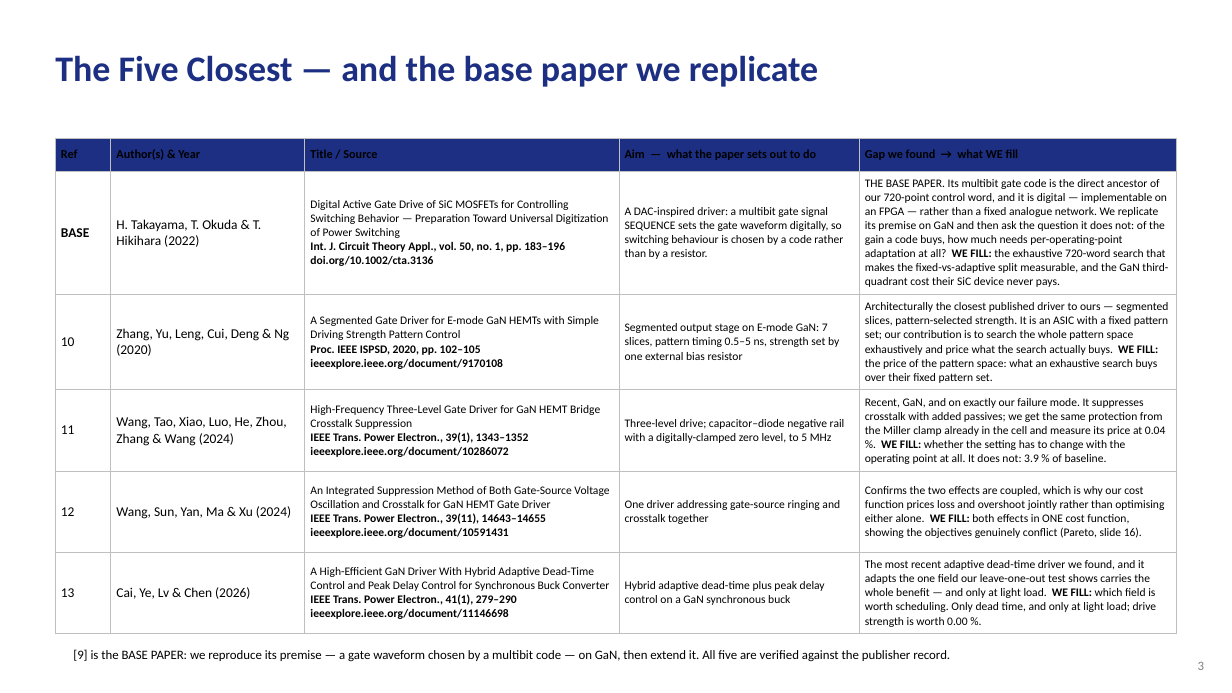
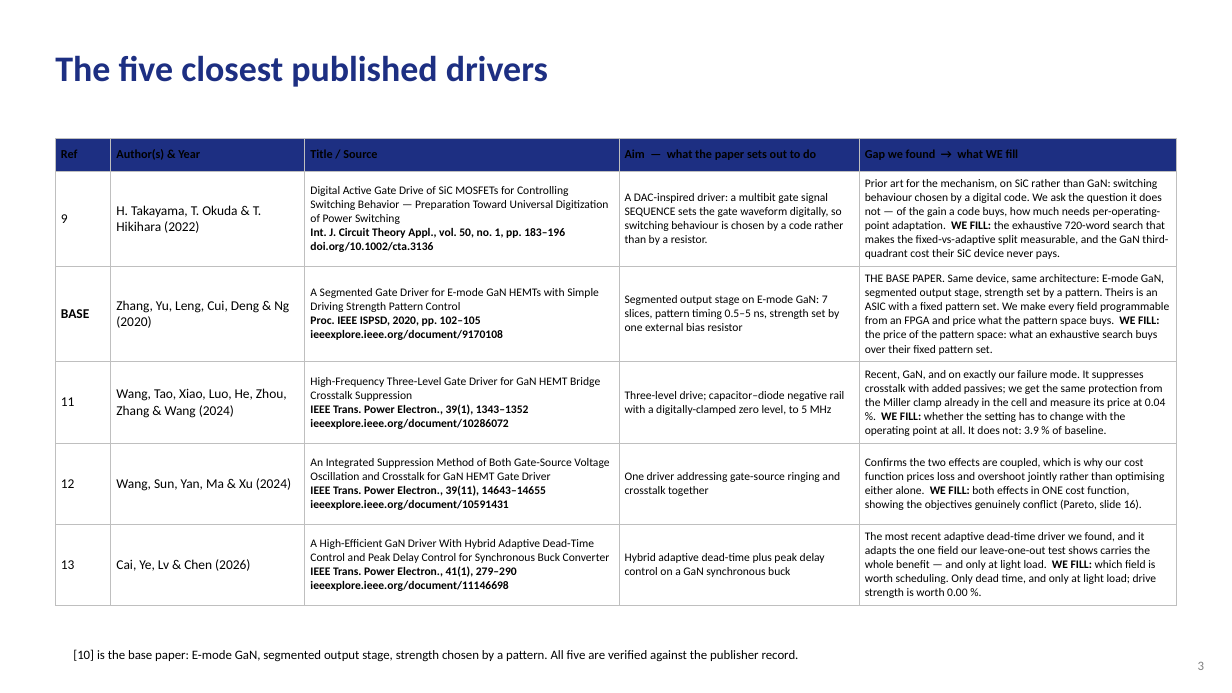
Before and after one commit to Amritha902/gan-driver, a slide deck: slide 3 of review/GaN_Review1_PRESENT.pptx. Drawn at 1232x693 pixels with LibreOffice and Linux fonts; fonts in the diff are those of the drawing. Boxes give left, top, right and bottom in pixels: in the first picture for what was removed or moved away, otherwise in the second. Text is boxed around its words. In the diff, an @@ line names an element or a change of style, - is before the commit and + after.

```diff
--- a/review/GaN_Review1_PRESENT.pptx
+++ b/review/GaN_Review1_PRESENT.pptx
@@ text at box(55, 55, 548, 87): text changed @@
-The Five Closest — and the base paper we replicate
+The five closest published drivers
@@ table at box(55, 139, 1177, 602) @@
-row 2, column 1: BASE
+row 2, column 1: 9
-row 2, column 5: THE BASE PAPER. Its multibit gate code is the direct ancestor of our 720-point control word, and it is digital — implementable on an FPGA — rather than a fixed analogue network. We replicate its premise on GaN and then ask the question it does not: of the gain a code buys, how much needs per-operating-point adaptation at all? WE FILL: the exhaustive 720-word search that makes the fixed-vs-adaptive split measurable, and the GaN third-quadrant cost their SiC device never pays.
+row 2, column 5: Prior art for the mechanism, on SiC rather than GaN: switching behaviour chosen by a digital code. We ask the question it does not — of the gain a code buys, how much needs per-operating-point adaptation. WE FILL: the exhaustive 720-word search that makes the fixed-vs-adaptive split measurable, and the GaN third-quadrant cost their SiC device never pays.
-row 3, column 1: 10
+row 3, column 1: BASE
-row 3, column 5: Architecturally the closest published driver to ours — segmented slices, pattern-selected strength. It is an ASIC with a fixed pattern set; our contribution is to search the whole pattern space exhaustively and price what the search actually buys. WE FILL: the price of the pattern space: what an exhaustive search buys over their fixed pattern set.
+row 3, column 5: THE BASE PAPER. Same device, same architecture: E-mode GaN, segmented output stage, strength set by a pattern. Theirs is an ASIC with a fixed pattern set. We make every field programmable from an FPGA and price what the pattern space buys. WE FILL: the price of the pattern space: what an exhaustive search buys over their fixed pattern set.
@@ text at box(73, 649, 799, 662): text changed @@
-[9] is the BASE PAPER: we reproduce its premise — a gate waveform chosen by a multibit code — on GaN, then extend it. All five are verified against the publisher record.
+[10] is the base paper: E-mode GaN, segmented output stage, strength chosen by a pattern. All five are verified against the publisher record.
```
Also in this commit, not shown: 18 other slides changed, 1 slide added, 7 other files.
